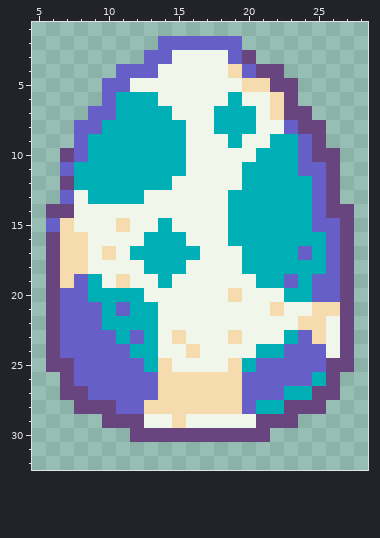
Two versions of one pixel-art sprite, Assets/sprites/monsters/Eggs/Egs (3).png. Above is the file before it was changed.
The file is 34x34 pixels. Shown: x 5..28, y 1..32.
New version:
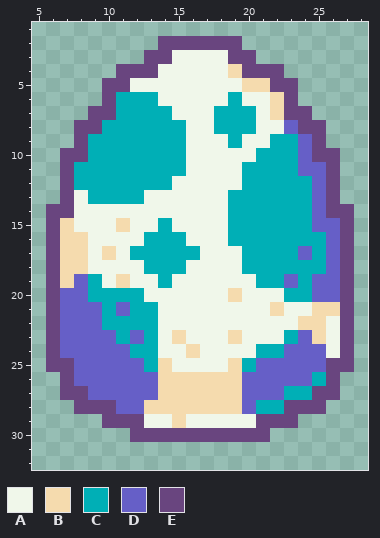
Palette (. is transparent): A #f0f7ea  B #f5dbae  C #00afb6  D #665fc7  E #69457f
From old to new:
The edit turns colour D into colour E in row 2 at x 14 to 19; in row 3 at x 13 to 14 and 19; in row 4 at x 11 to 13 and 20; in row 5 at x 10 to 11; in row 6 at x 10; in row 7 at x 9 to 10.
The edit turns colour D into colour E in row 8 at x 8 to 9; in rows 9 to 10 at x 8; in row 11 at x 7; in row 13 at x 7; in row 15 at x 6.
